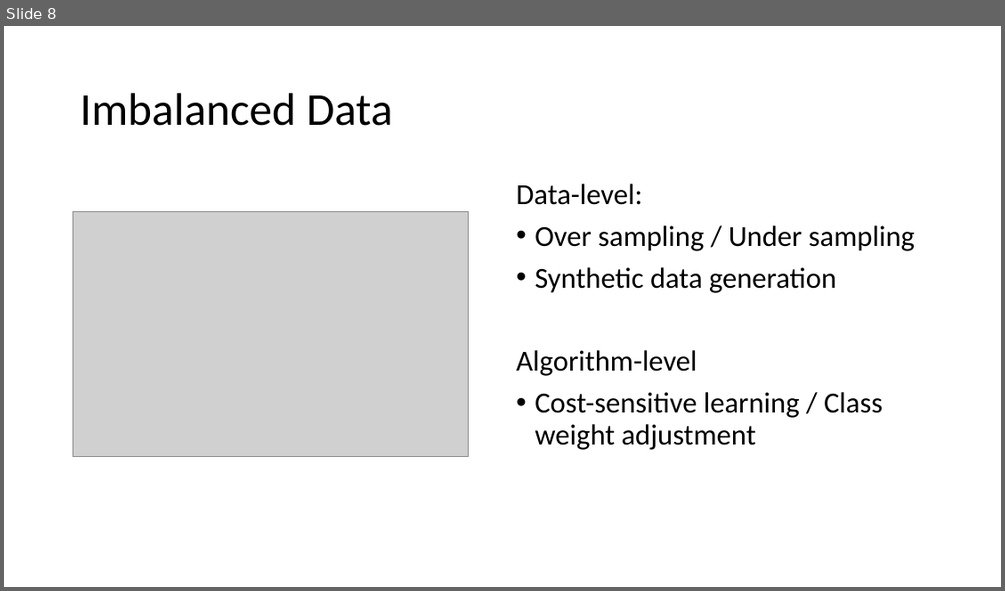
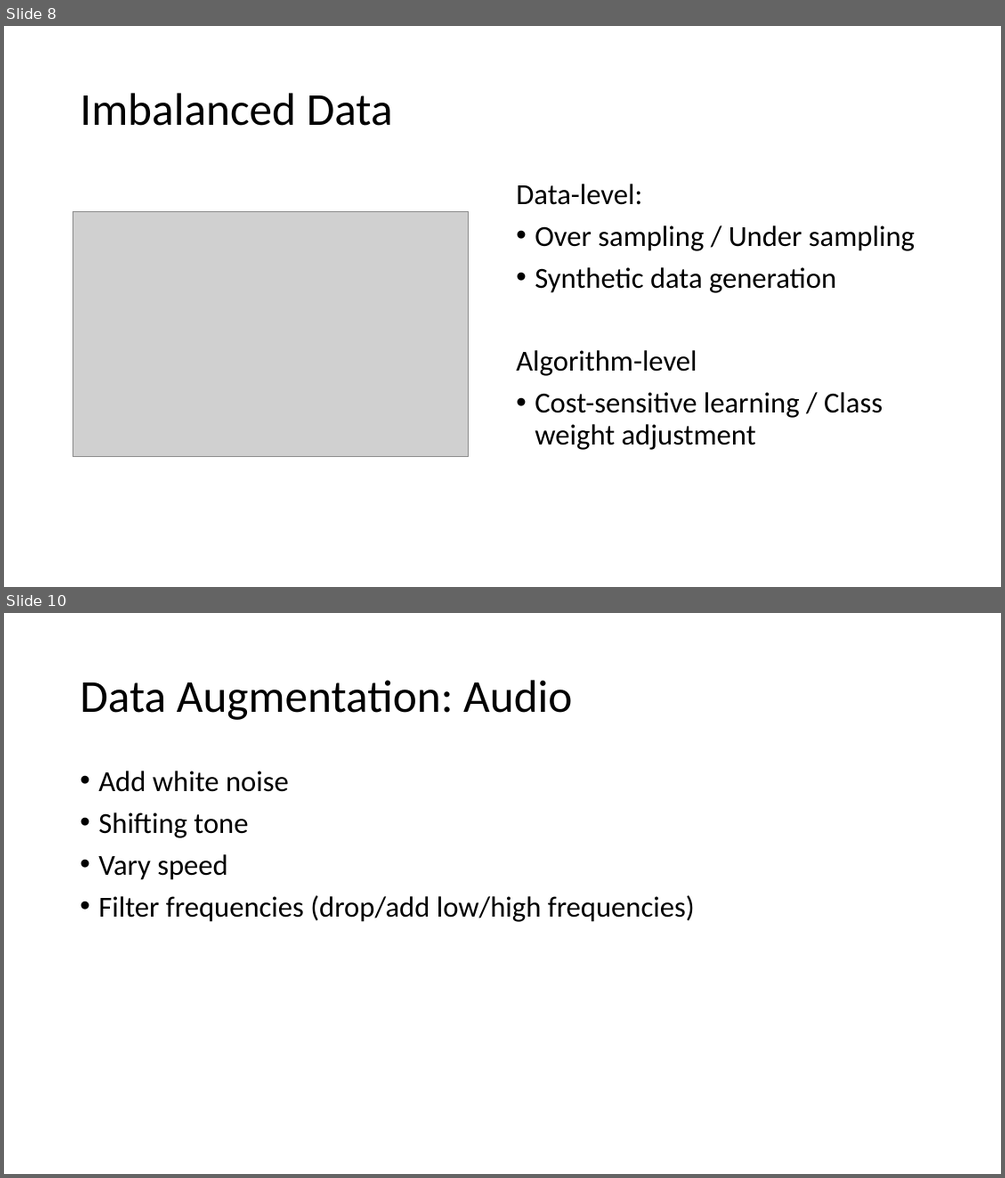
Before and after one commit to MICS-Lab/DeepLearningCourse, a slide deck: Slides_6.pptx. Shown one above the other, each under a label of ours: slide 8 before the commit, slides 8 and 10 after it; the slides between them are not shown. The pictures are 1005x591 and 1005x1178 pixels, drawn with LibreOffice and Linux fonts; fonts in the diff are those of the drawing; grey boxes stand for pictures. Boxes give left, top, right and bottom in pixels: in the first picture for what was removed or moved away, otherwise in the second. Text is boxed around its words. In the diff, an @@ line names an element or a change of style, - is before the commit and + after.

Commit message:
added audio data augmentation

```diff
--- a/Slides_6.pptx
+++ b/Slides_6.pptx
@@ slide 10 added at [4, 613, 1001, 1174], background #FFFFFF @@
@@ title added at [80, 680, 572, 720], 44 pt, text #000000 @@
+Data Augmentation: Audio
@@ text added at [98, 771, 695, 922], 28 pt, text #000000 @@
+• Add white noise
+• Shifting tone
+• Vary speed
+• Filter frequencies (drop/add low/high frequencies)
```
Also in this commit, not shown: 1 slide changed.
